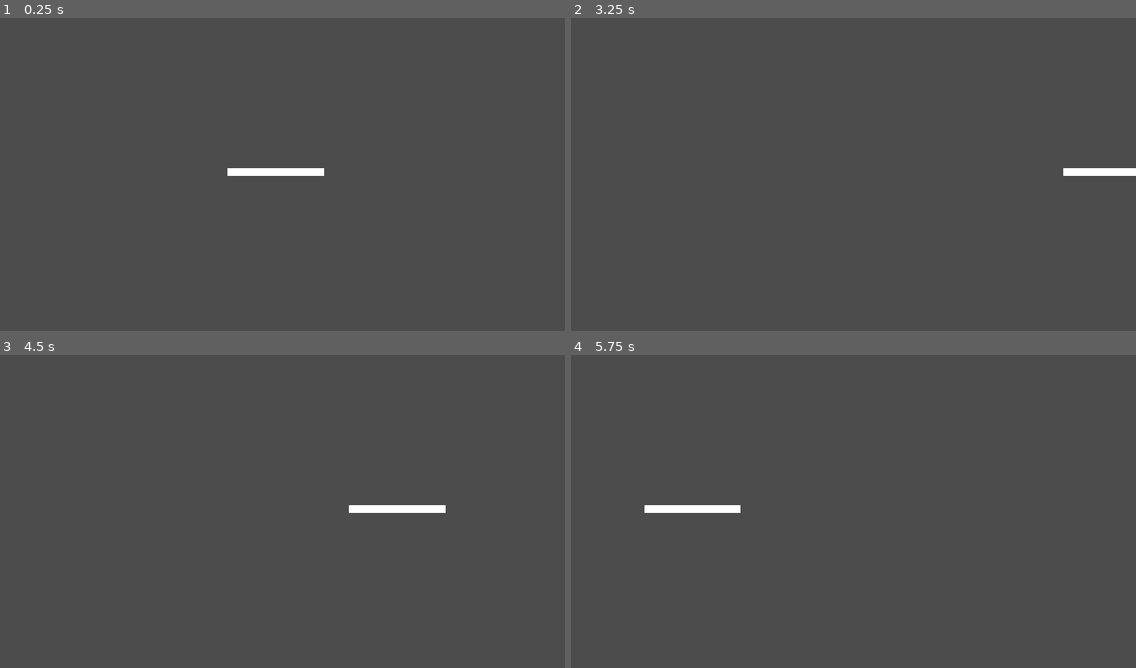
Above: before the commit, frames 1-4 (two rows, left to right).
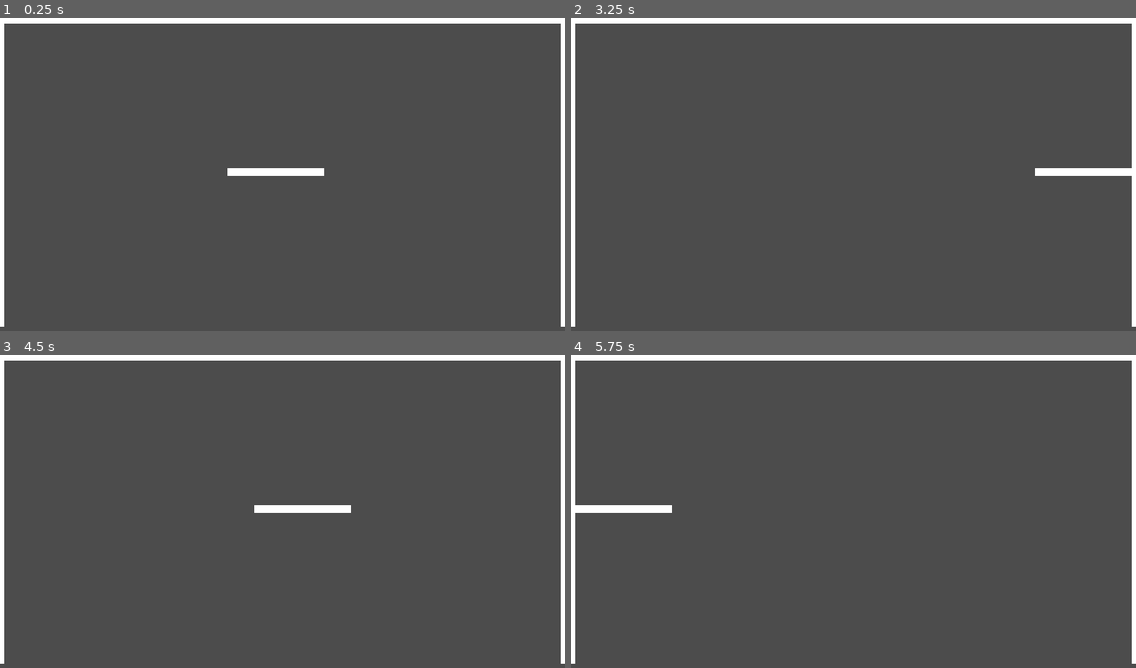
Above: after the commit, the same moments.

Repository: Santyru-C/Breakout-clone
Game: Godot game, scene res://Main.tscn
The game is run twice, just before and just after one commit, with the same random seed, the same clock (stepped at 60 frames per second) and the same inputs. Before the commit the project starts from res://scenes/paddle.tscn.
Inputs:
- Up to frame 1 (0.25 s): no input
- Up to frame 2 (3.25 s): tap Enter at 0.5 s; hold Right (ui_right) 0.53-1.28 s; hold Left (ui_left) 1.28-2.03 s; hold Right (ui_right) from 2.03 s (still down)
- Up to frame 3 (4.5 s): release Right (ui_right) at 3.53 s; hold Left (ui_left) from 3.53 s (still down)
- Up to frame 4 (5.75 s): keep holding Left (ui_left)

The runs differ from the first frame. In frame 1, 3.3% of the frame differs, in the area x 0-100%, y 0-99%; in frame 2, 3.4%; in frame 3, 4.1%; in frame 4, 3.9%.

Commit message:
instance new ball scene

Diff:
--- a/gamefiles/Main.tscn
+++ b/gamefiles/Main.tscn
@@ -1,6 +1,7 @@
-[gd_scene load_steps=3 format=2]
+[gd_scene load_steps=4 format=2]
 
 [ext_resource path="res://assets/square_white.png" type="Texture" id=1]
+[ext_resource path="res://scenes/paddle.tscn" type="PackedScene" id=2]
 
 [sub_resource type="RectangleShape2D" id=1]
 extents = Vector2( 509.5, 6.5 )
@@ -55,3 +56,5 @@
 position = Vector2( 510, 2.5 )
 scale = Vector2( 1020, 12 )
 texture = ExtResource( 1 )
+
+[node name="paddle" parent="." instance=ExtResource( 2 )]
--- a/gamefiles/project.godot
+++ b/gamefiles/project.godot
@@ -11,7 +11,7 @@
 [application]
 
 config/name="Breakout"
-run/main_scene="res://scenes/paddle.tscn"
+run/main_scene="res://Main.tscn"
 config/icon="res://assets/icon.png"
 
 [display]
